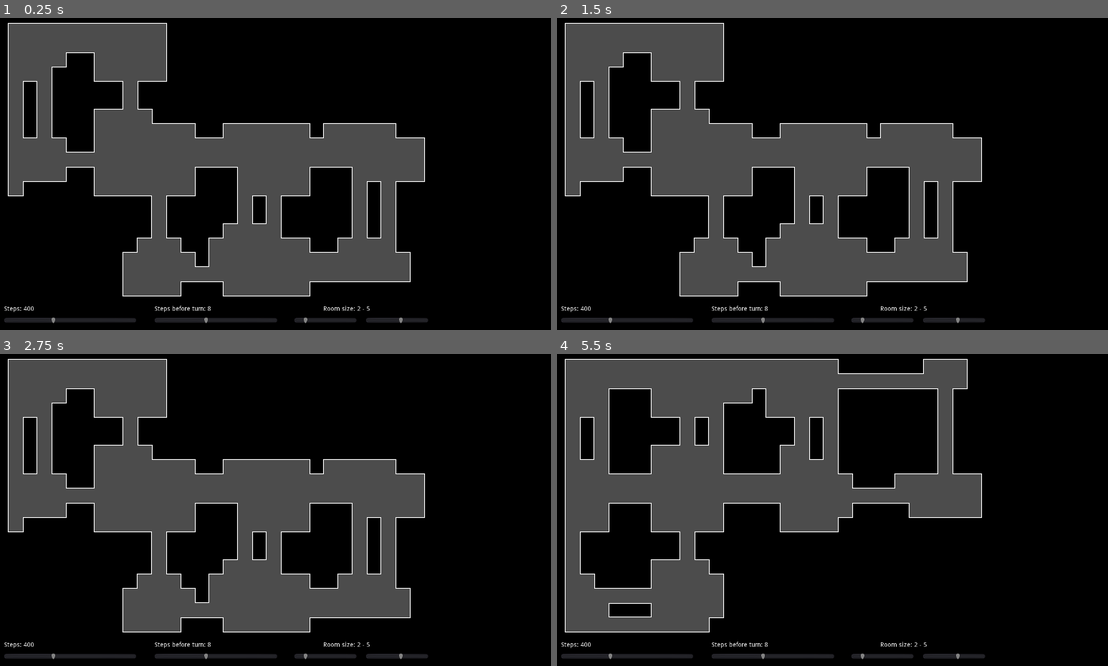
Above: before the commit, frames 1-4 (two rows, left to right).
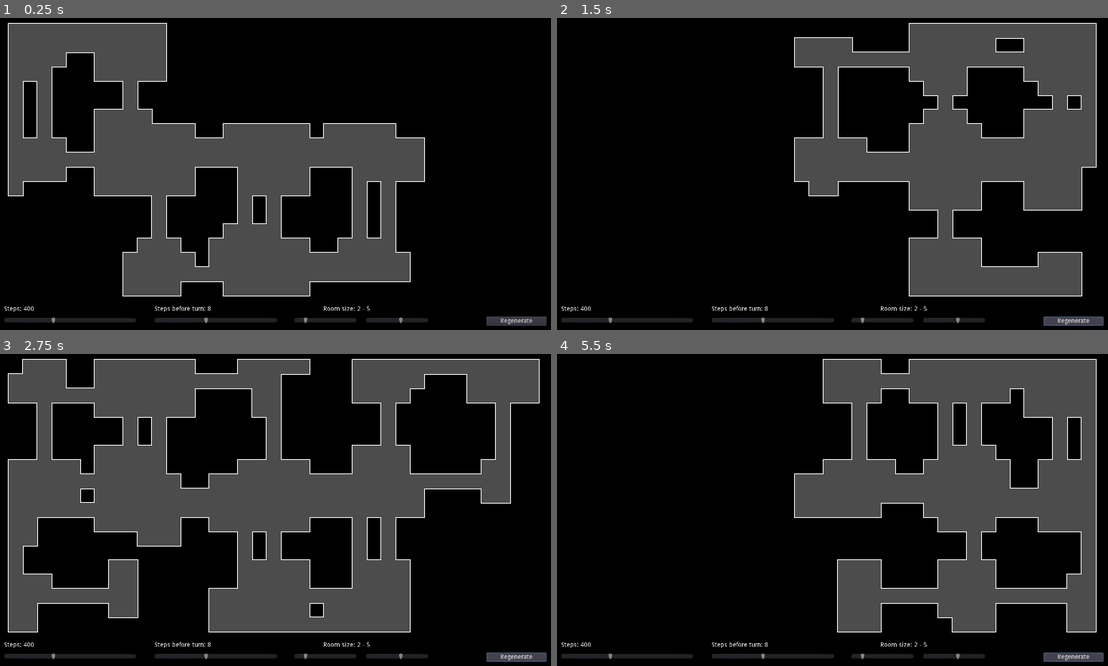
Above: after the commit, the same moments.

Repository: YannMartinDes/DungeonDigger
Game: Godot game, scene res://World.tscn
The game is run twice, just before and just after one commit, with the same random seed, the same clock (stepped at 60 frames per second) and the same inputs.
Inputs (mouse positions are in pixels of both pictures, inside the frame that each line leads up to):
- Up to frame 1 (0.25 s): no input
- Up to frame 2 (1.5 s): click (1074, 320) at 0.5 s, where only the run after the commit has a clickable "Regenerate"; click (1074, 320) at 1.25 s, where only the run after the commit has a clickable "Regenerate"
- Up to frame 3 (2.75 s): click (517, 656) at 2 s, where only the run after the commit has a clickable "Regenerate"
- Up to frame 4 (5.5 s): tap Enter (ui_accept) at 2.75, 3.02, 3.5, 3.77, 4.25, 5, 5.27 s

The runs differ from the first frame. In frame 1, 0.3% of the frame differs, in the area x 88-100%, y 95-99%; in frame 2, 44%; in frame 3, 24%; in frame 4, 46%, in the area x 1-100%, y 1-99%.

Commit message:
Add .exe

Diff:
--- a/UI.gd
+++ b/UI.gd
@@ -7,11 +7,13 @@
 	$TurnLabel.text = "Steps before turn: 8"
 	$RoomLabel.text = "Room size: 2 - 5"
 
-	# Connecte le signal "value_changed" du slider à cette instance
 	$Steps.connect("value_changed", self, "_on_slider_steps_value_changed")
 	$Turn.connect("value_changed", self, "_on_slider_turn_value_changed")
 	$MinRoom.connect("value_changed", self, "_on_min_slider_changed")
 	$MaxRoom.connect("value_changed", self, "_on_max_slider_changed")
+
+	$Button.connect("pressed", get_node("../"), "generate_level")
+
 
 func _on_slider_steps_value_changed(value):
 	var world = get_node("../")  # parent is World
--- a/World.tscn
+++ b/World.tscn
@@ -119,3 +119,13 @@
 __meta__ = {
 "_edit_use_anchors_": false
 }
+
+[node name="Button" type="Button" parent="UI"]
+margin_left = 1098.75
+margin_top = 687.0
+margin_right = 1232.75
+margin_bottom = 707.0
+text = "Regenerate"
+__meta__ = {
+"_edit_use_anchors_": false
+}
Not shown, added: export_presets.cfg
Not shown, added: executable/DungeonDigger.exe
Not shown, added: executable/DungeonDigger.pck
